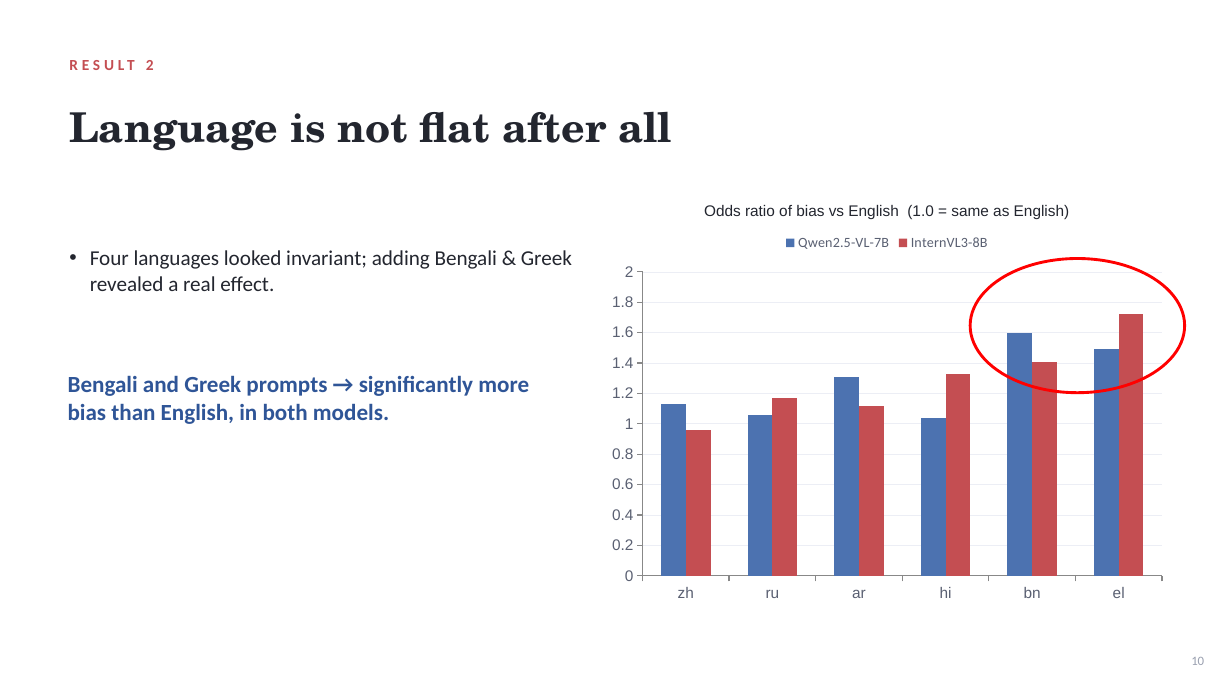
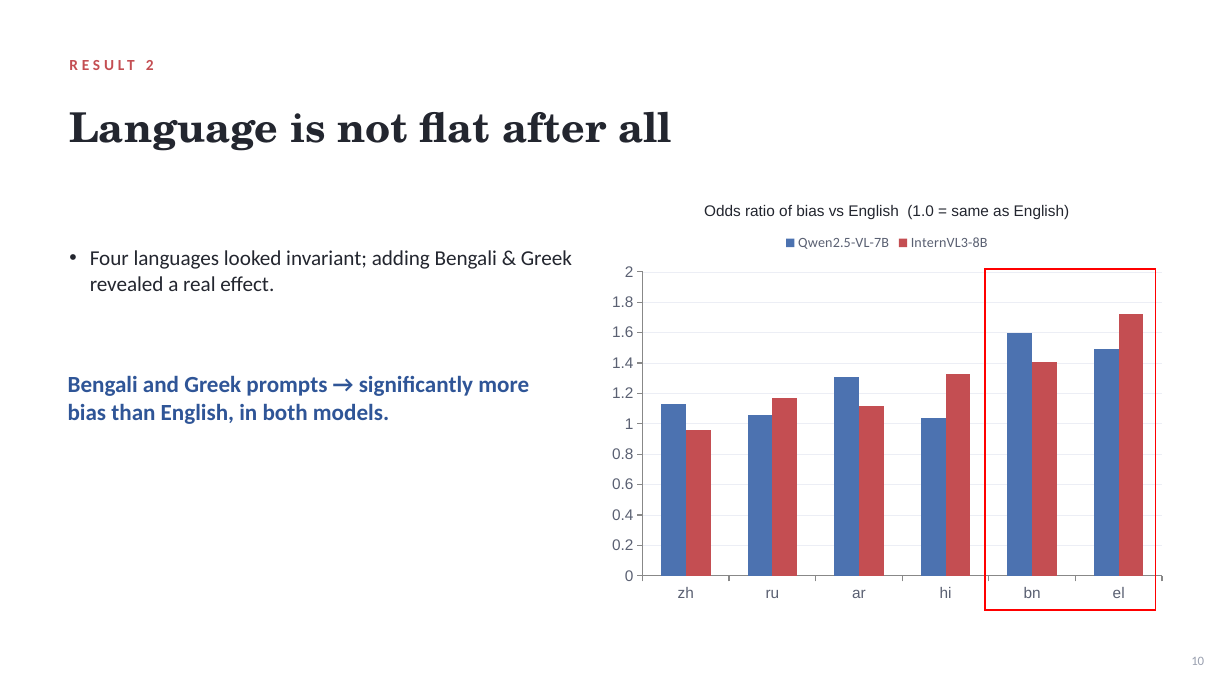
Before and after one commit to xchuan-li/cross_lingual_protobias, a slide deck: slide 10 of v3/paper/ProgressReport_2.pptx. Drawn at 1232x693 pixels with LibreOffice and Linux fonts; fonts in the diff are those of the drawing. Boxes give left, top, right and bottom in pixels: in the first picture for what was removed or moved away, otherwise in the second. Text is boxed around its words. In the diff, an @@ line names an element or a change of style, - is before the commit and + after.

```diff
--- a/v3/paper/ProgressReport_2.pptx
+++ b/v3/paper/ProgressReport_2.pptx
@@ ellipse removed at <box>970,259,1185,393</box> @@
@@ rectangle added at <box>985,269,1156,610</box>, outline #FF0000 1.5 pt @@
```
Also in this commit, not shown: 8 other slides changed, 1 slide removed.
